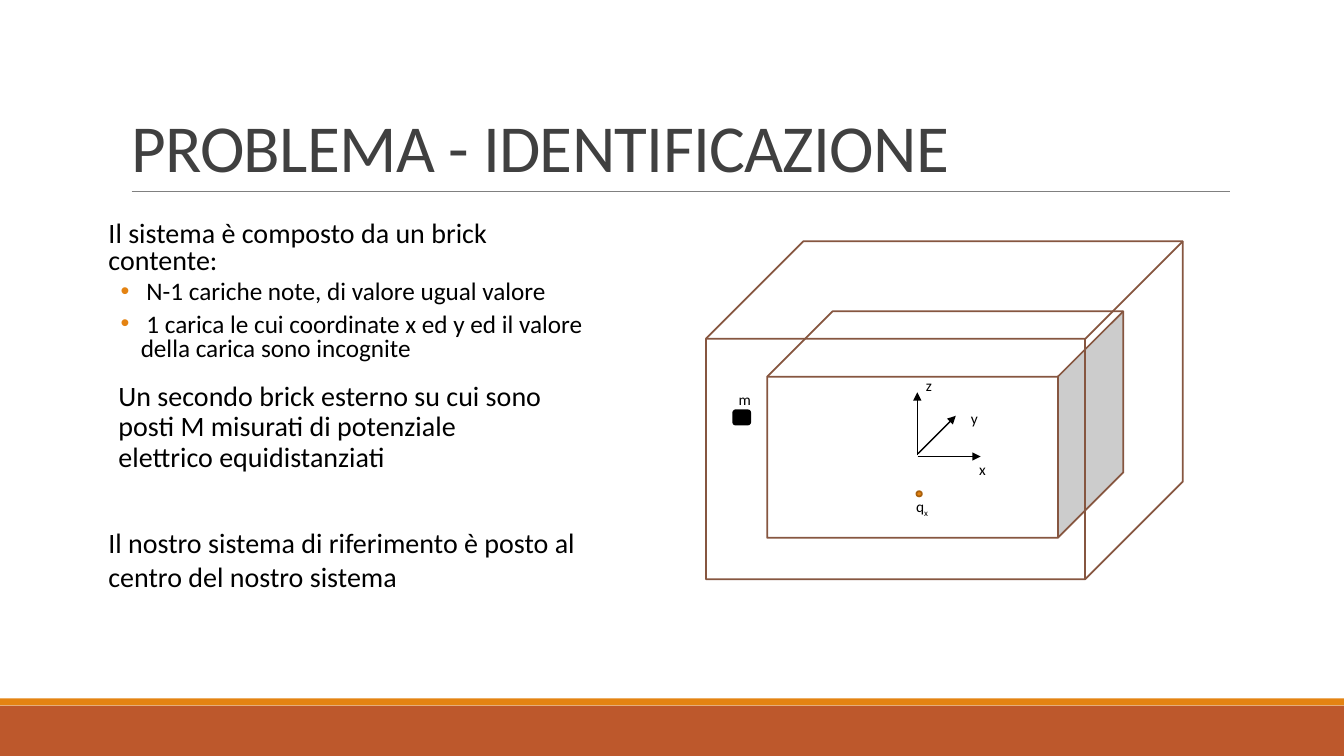
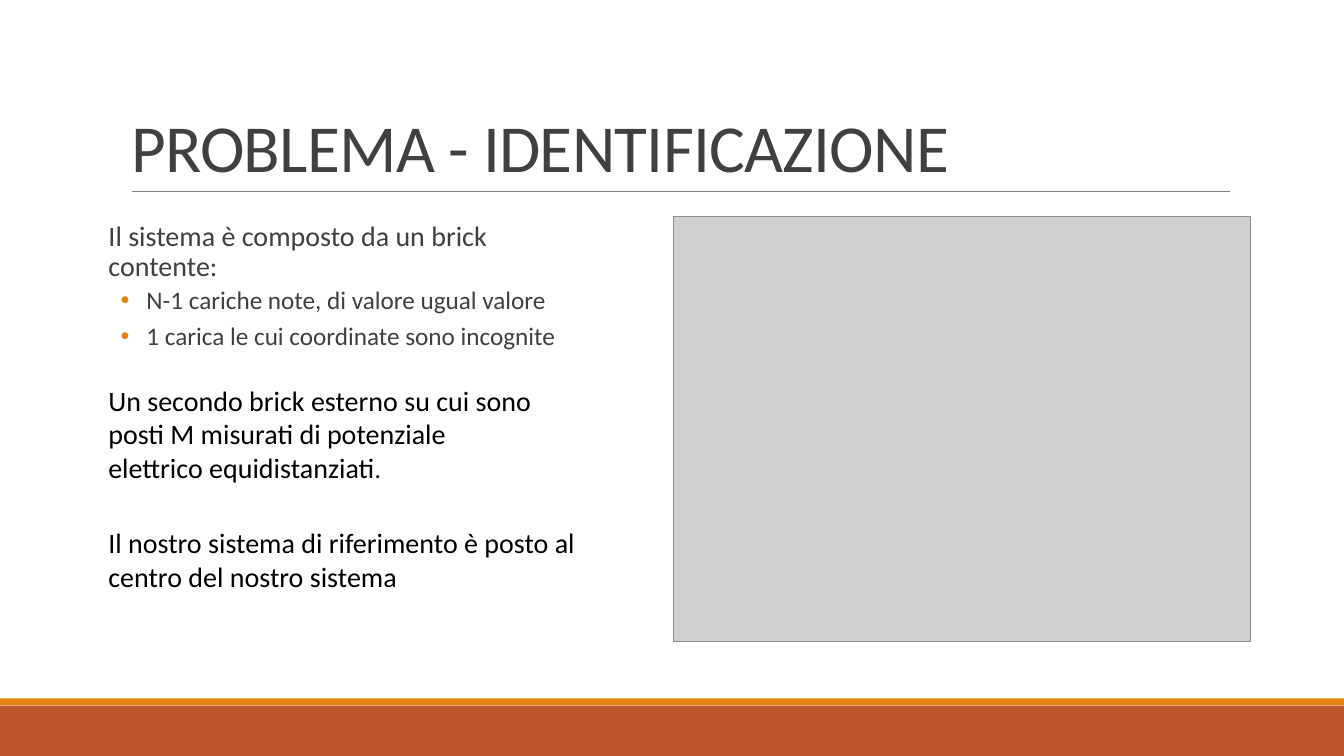
Before and after one commit to baldimario/Simplex, a slide deck: slide 2 of IDENTICAZIONE SISTEMA DI CARICHE PUNTIFORMI DA MISURE DI.pptx. Drawn at 1344x756 pixels with LibreOffice and Linux fonts; fonts in the diff are those of the drawing; grey boxes stand for pictures. Boxes give left, top, right and bottom in pixels: in the first picture for what was removed or moved away, otherwise in the second. Text is boxed around its words. In the diff, an @@ line names an element or a change of style, - is before the commit and + after.

```diff
--- a/IDENTICAZIONE SISTEMA DI CARICHE PUNTIFORMI DA MISURE DI.pptx
+++ b/IDENTICAZIONE SISTEMA DI CARICHE PUNTIFORMI DA MISURE DI.pptx
@@ text at (108,226,545,314): text colour #000000 to #404040 in "Il sistema è composto da un brick ...", "N-1 cariche note, di valore ugual valore"; line spacing 0.8 to 0.9 @@
@@ picture added at (674,217,1251,641) @@
@@ cube removed at (706,241,1183,579) @@
@@ text at (146,327,555,350): text changed; text colour #000000 to #404040 @@
-  • 1 carica le cui coordinate x ed y ed il valore della carica sono incognite
+  • 1 carica le cui coordinate sono incognite
@@ cube removed at (767,312,1123,538) @@
@@ text removed at (926,383,932,391) @@
-z
@@ text at (108,391,531,483): text changed @@
-  Un secondo brick esterno su cui sono posti M misurati di potenziale elettrico equidistanziati
+Un secondo brick esterno su cui sono posti M misurati di potenziale elettrico equidistanziati.
@@ rounded rectangle removed at (733,410,750,424) @@
@@ text removed at (739,397,751,410) @@
-m
@@ arrow removed from (918, 456) to (918, 392) @@
@@ arrow removed from (919, 454) to (956, 415) @@
@@ text removed at (971,416,978,427) @@
-y
@@ arrow removed from (918, 457) to (981, 457) @@
@@ text removed at (979,467,986,475) @@
-x
@@ text removed at (906,491,942,520) @@
-qx
@@ ellipse removed at (917,491,922,496) @@
```
Also in this commit, not shown: 8 other slides changed, 2 slides added, 3 slides removed, 2 other files.
